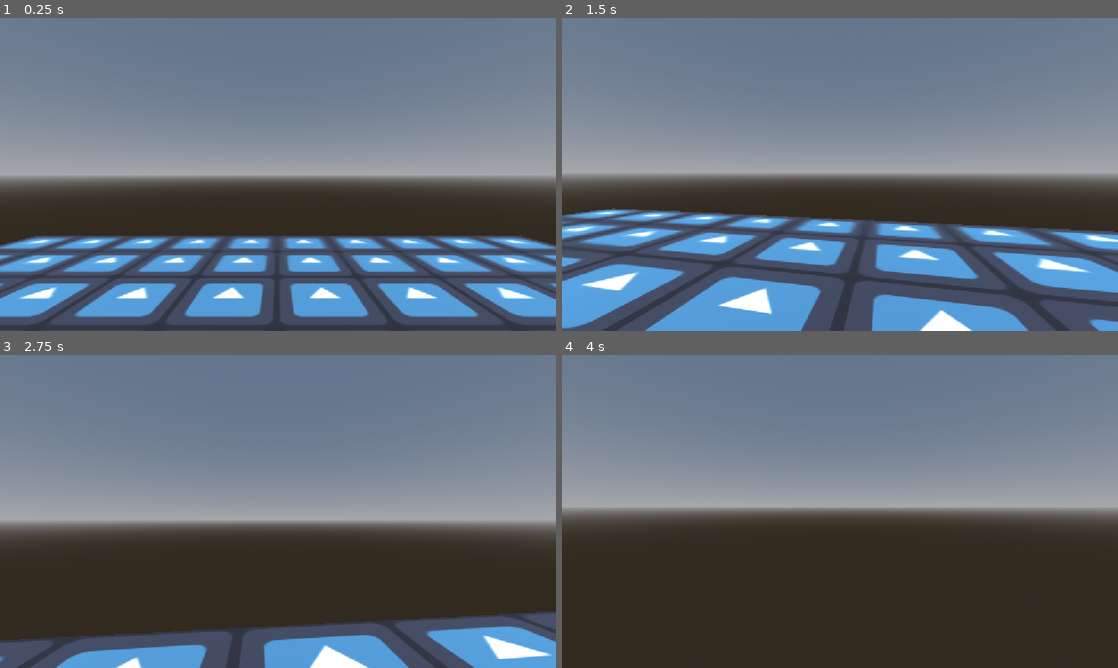
Above: before the commit, frames 1-4 (two rows, left to right).
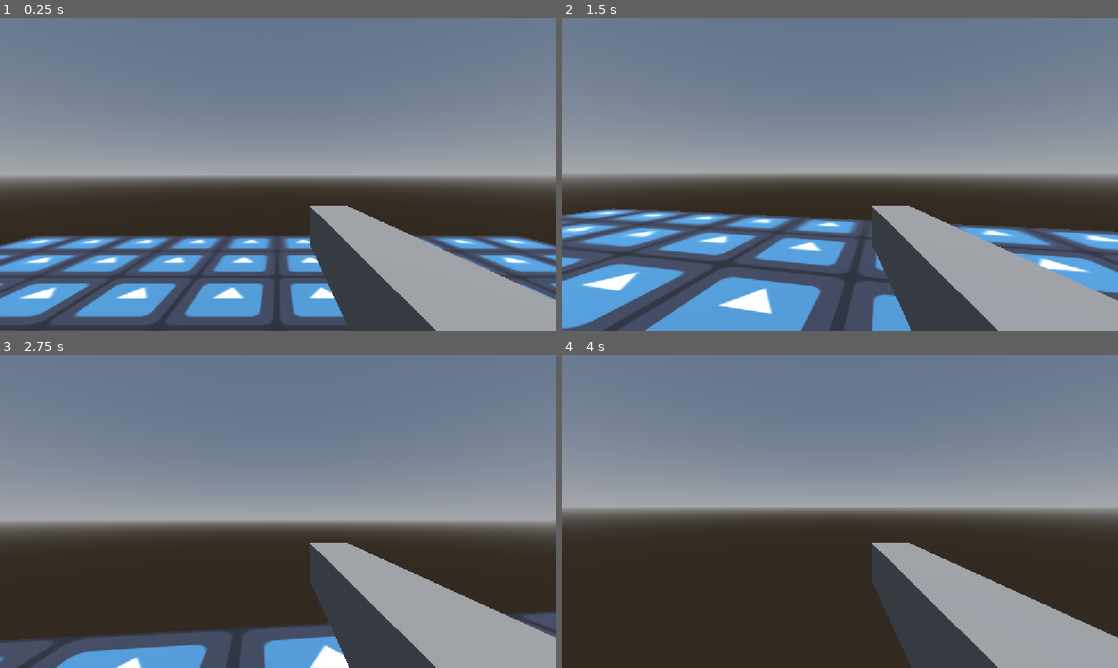
Above: after the commit, the same moments.

Repository: Lvonka/game_typeshi
Game: Godot game, scene res://levels/test_level.tscn
Two runs of this game, one before a commit and one after it. Both use one fixed random seed, a clock stepped at 60 frames per second and the inputs below. The engine's default icon, where the game draws it, is replaced by a stand-in: a white triangle on a blue panel in a dark square.
Inputs (mouse positions are in pixels of both pictures, inside the frame that each line leads up to):
- Up to frame 1 (0.25 s): no input
- Up to frame 2 (1.5 s): move the mouse to (867, 174) at 0.52 s; hold W (move_forward) from 0.53 s (still down); move the mouse to (812, 174) at 1.27 s
- Up to frame 3 (2.75 s): keep holding W (move_forward); move the mouse to (289, 505) at 2.02 s
- Up to frame 4 (4 s): keep holding W (move_forward); move the mouse to (834, 517) at 2.77 s; tap Enter at 3.5 s; move the mouse to (878, 514) at 3.52 s

The runs differ from the first frame. In frame 1, 10% of the frame differs, in the area x 55-100%, y 60-100%; in frame 2, 11%; in frame 3, 11%; in frame 4, 11%.

Commit message:
weapon view + dev exit

Diff:
--- a/gamesa/assets/scripts/player_controller.gd
+++ b/gamesa/assets/scripts/player_controller.gd
@@ -27,3 +27,7 @@
 
 func update_rotation(rotation_input) -> void:
 	global_transform.basis = Basis.from_euler(rotation_input)
+
+func _input(event: InputEvent) -> void:
+	if event.is_action_pressed("dev_exit"):
+		get_tree().quit()
--- /dev/null
+++ b/gamesa/assets/weapons/resources/pistol.tres
@@ -0,0 +1,8 @@
+[gd_resource type="Resource" script_class="Weapon" format=3 uid="uid://eohcxg6lb1eh"]
+
+[ext_resource type="Script" uid="uid://owuqfddsmght" path="res://assets/weapons/scripts/weapon.gd" id="1_580d7"]
+[ext_resource type="PackedScene" uid="uid://d36qcoiogq1j5" path="res://scenes/pistol_weapon.tscn" id="2_wt4ci"]
+
+[resource]
+script = ExtResource("1_580d7")
+weapon_model = ExtResource("2_wt4ci")
--- /dev/null
+++ b/gamesa/assets/weapons/scripts/weapon.gd
@@ -0,0 +1,7 @@
+class_name Weapon extends Resource
+
+@export var weapon_name : String = "Pistol"
+@export var damage : float = 25.0
+@export var max_ammo : int = 12
+@export var weapon_model : PackedScene
+@export var weapon_position : Vector3 = Vector3(0.2, -0.2, -0.3)
--- /dev/null
+++ b/gamesa/assets/weapons/scripts/weapon_controller.gd
@@ -0,0 +1,19 @@
+class_name WeaponController extends Node
+
+@export var current_weapon : Weapon
+@export var weapon_model_parent : Node3D
+
+var current_weapon_model : Node3D
+
+func _ready() -> void:
+	if current_weapon:
+		spawn_weapon_model()
+
+func spawn_weapon_model():
+	if current_weapon_model:
+		current_weapon_model.queue_free()
+
+	if current_weapon.weapon_model:
+		current_weapon_model = current_weapon.weapon_model.instantiate()
+		weapon_model_parent.add_child(current_weapon_model)
+		current_weapon_model.position = current_weapon.weapon_position
--- /dev/null
+++ b/gamesa/scenes/pistol_weapon.tscn
@@ -0,0 +1,7 @@
+[gd_scene format=3 uid="uid://d36qcoiogq1j5"]
+
+[sub_resource type="BoxMesh" id="BoxMesh_jq8tk"]
+
+[node name="MeshInstance3D" type="MeshInstance3D" unique_id=1812596630]
+transform = Transform3D(0.14779538, 0, 0, 0, 0.15097243, 0, 0, 0, 1, 0, 0, 0)
+mesh = SubResource("BoxMesh_jq8tk")
--- a/gamesa/scenes/player.tscn
+++ b/gamesa/scenes/player.tscn
@@ -3,6 +3,8 @@
 [ext_resource type="Script" uid="uid://bbs0t8xxymof" path="res://assets/scripts/mouse_capture.gd" id="1_4flbx"]
 [ext_resource type="Script" uid="uid://q02t368dik1m" path="res://assets/scripts/player_controller.gd" id="1_i3pqv"]
 [ext_resource type="Script" uid="uid://bvwk8frlmf2sl" path="res://assets/scripts/camera_controller.gd" id="2_i3pqv"]
+[ext_resource type="Script" uid="uid://b2ndk7852num1" path="res://assets/weapons/scripts/weapon_controller.gd" id="4_qlg0r"]
+[ext_resource type="Resource" uid="uid://eohcxg6lb1eh" path="res://assets/weapons/resources/pistol.tres" id="5_tuyoq"]
 
 [sub_resource type="CapsuleMesh" id="CapsuleMesh_3xd07"]
 
@@ -29,3 +31,8 @@
 
 [node name="MouseCapture" type="Node" parent="Components" unique_id=10699514]
 script = ExtResource("1_4flbx")
+
+[node name="WeaponController" type="Node" parent="Components" unique_id=1849687983 node_paths=PackedStringArray("weapon_model_parent")]
+script = ExtResource("4_qlg0r")
+current_weapon = ExtResource("5_tuyoq")
+weapon_model_parent = NodePath("../../CameraController/Camera3D")
Not shown, added: gamesa/assets/weapons/scripts/weapon.gd.uid
Not shown, added: gamesa/assets/weapons/scripts/weapon_controller.gd.uid
